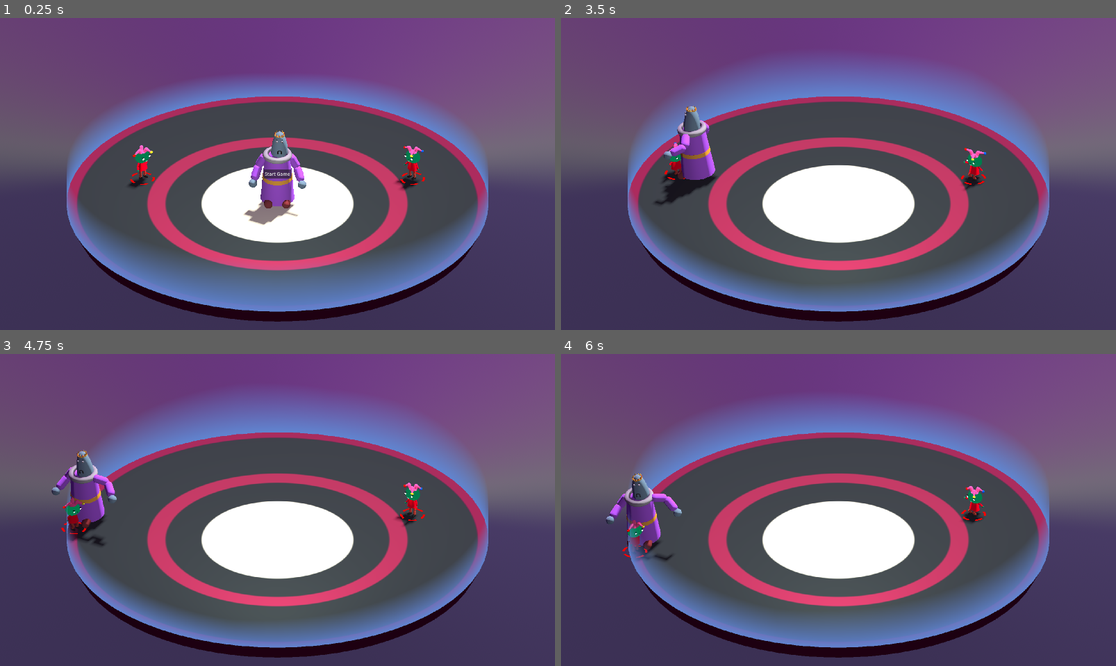
Above: before the commit, frames 1-4 (two rows, left to right).
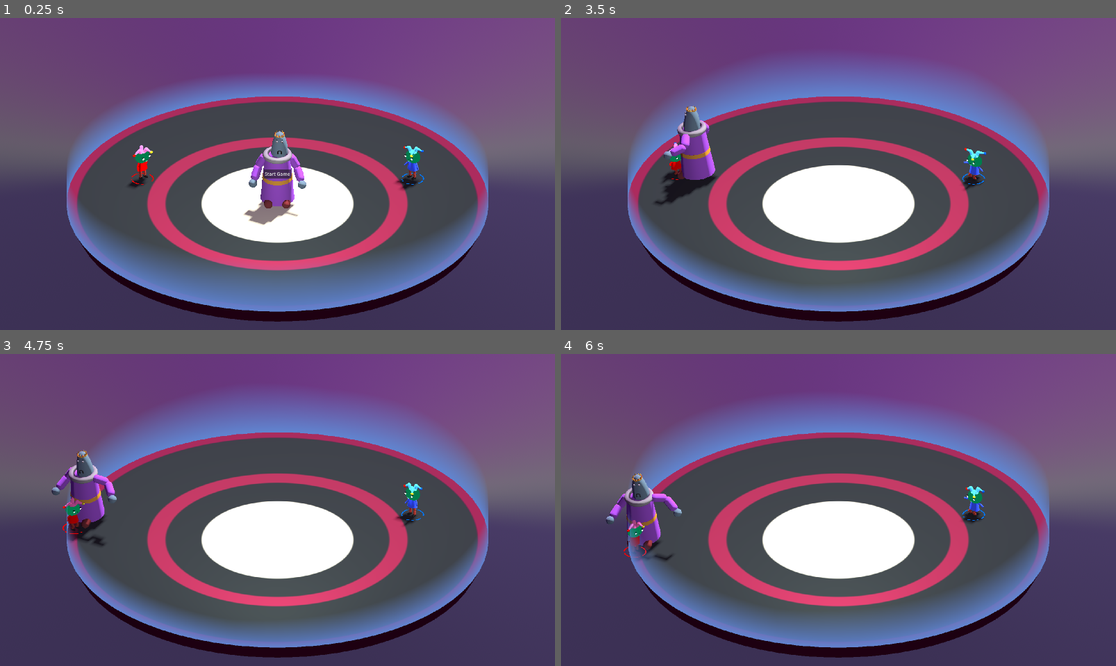
Above: after the commit, the same moments.

Repository: mwpenny/GGJ2024
Game: Godot game, scene res://scenes/ui.tscn
Same seed, same stepped clock (60 frames per second), same inputs: the game is played once before the commit and once after it.
Inputs:
- Up to frame 1 (0.25 s): no input
- Up to frame 2 (3.5 s): click "Start Game" at 0.5 s
- Up to frame 3 (4.75 s): no input
- Up to frame 4 (6 s): no input

The runs differ from the first frame. In frame 1, 0.2% of the frame differs, in the area x 23-77%, y 40-54%; in frame 2, 0.2%; in frame 3, 0.2%; in frame 4, 0.2%.

Commit message:
Allow player recoloring

Diff:
--- a/characters/lord.tscn
+++ b/characters/lord.tscn
@@ -778,7 +778,7 @@
 states/wiggle_right_end/node = SubResource("AnimationNodeAnimation_stk8f")
 states/wiggle_right_end/position = Vector2(713.5, -221.75)
 transitions = ["Start", "idle", SubResource("AnimationNodeStateMachineTransition_wxlaj"), "idle", "End", SubResource("A …(1637 unchanged characters)…
-graph_offset = Vector2(42, -421)
+graph_offset = Vector2(154, -143)
 
 [node name="Lord" type="RigidBody3D" node_paths=PackedStringArray("visuals_root", "animation_tree")]
 transform = Transform3D(1, 0, 0, 0, 1, 0, 0, 0, 1, 0, 6.09288, 0)
--- a/characters/player.tscn
+++ b/characters/player.tscn
@@ -420,10 +420,13 @@
 radius = 0.7
 height = 3.65
 
-[node name="Player" type="CharacterBody3D"]
+[node name="Player" type="CharacterBody3D" node_paths=PackedStringArray("clothing_meshes", "hat_meshes", "indicator")]
 collision_layer = 2
 collision_mask = 3
 script = ExtResource("1_bdw3y")
+clothing_meshes = [NodePath("Root/Torso"), NodePath("Root/LeftArm/UpperArm"), NodePath("Root/LeftArm/UpperArm/LeftElbow/LowerArm"), NodePath("Root/LeftArm/UpperArm/LeftElbow/LowerArm/Hand"), NodePath("Root/RightArm/UpperArm"), NodePath("Root/RightArm/UpperArm/RightElbow/LowerArm"), NodePath("Root/RightArm/UpperArm/RightElbow/LowerArm/Hand")]
+hat_meshes = [NodePath("Root/HeadPivot/Head/Hat/Base"), NodePath("Root/HeadPivot/Head/Hat/Tube/Tube base"), NodePath("Root/HeadPivot/Head/Hat/Tube/Tube base/HatEndJoint1/Tube end"), NodePath("Root/HeadPivot/Head/Hat/Tube2/Tube base"), NodePath("Root/HeadPivot/Head/Hat/Tube2/Tube base/HatEndJoint2/Tube end"), NodePath("Root/HeadPivot/Head/Hat/Tube3/Tube base"), NodePath("Root/HeadPivot/Head/Hat/Tube3/Tube base/HatEndJoint3/Tube end")]
+indicator = NodePath("Indicator")
 
 [node name="Root" type="Node3D" parent="."]
 transform = Transform3D(1, 0, 0, 0, 0.999944, 0.0105573, 0, -0.0105573, 0.999944, 0, -0.1154, 0)
--- a/indicators/player_indicator.tscn
+++ b/indicators/player_indicator.tscn
@@ -18,12 +18,10 @@
 material = SubResource("ShaderMaterial_4pql1")
 size = Vector2(3, 3)
 
-[node name="PlayerIndicator" type="Node3D"]
-script = ExtResource("1_3nlnf")
-
-[node name="IndicatorMesh" type="MeshInstance3D" parent="."]
+[node name="IndicatorMesh" type="MeshInstance3D"]
 transform = Transform3D(1, 0, 0, 0, 1, 0, 0, 0, 1, 0, 0.02062, 0)
 mesh = SubResource("PlaneMesh_kg2lo")
+script = ExtResource("1_3nlnf")
 
 [node name="Ray" type="RayCast3D" parent="."]
 target_position = Vector3(0, -999, 0)
--- a/scenes/arena.tscn
+++ b/scenes/arena.tscn
@@ -1,10 +1,11 @@
-[gd_scene load_steps=15 format=3 uid="uid://psvs405lna5e"]
+[gd_scene load_steps=22 format=3 uid="uid://psvs405lna5e"]
 
 [ext_resource type="Script" path="res://scripts/arena.gd" id="1_jqia0"]
 [ext_resource type="Shader" path="res://shaders/platform.gdshader" id="2_s6m76"]
 [ext_resource type="Script" path="res://scripts/circle_of_walls.gd" id="3_xv8r2"]
 [ext_resource type="Shader" path="res://shaders/walls.gdshader" id="4_ch8qp"]
 [ext_resource type="PackedScene" uid="uid://cklaqgwvvfiyf" path="res://characters/player.tscn" id="5_vckah"]
+[ext_resource type="Shader" path="res://shaders/player_indicator.gdshader" id="6_tp5ud"]
 [ext_resource type="PackedScene" uid="uid://cri6eyis8mjhe" path="res://characters/lord.tscn" id="6_veo1w"]
 
 [sub_resource type="ShaderMaterial" id="ShaderMaterial_7dk6a"]
@@ -56,6 +57,52 @@
 shader_parameter/speed_b = -0.7
 shader_parameter/height_boost_strength = 1.3
 
+[sub_resource type="StandardMaterial3D" id="StandardMaterial3D_67nfn"]
+diffuse_mode = 3
+specular_mode = 1
+vertex_color_use_as_albedo = true
+albedo_color = Color(0.976471, 0, 0, 1)
+
+[sub_resource type="StandardMaterial3D" id="StandardMaterial3D_egqsw"]
+diffuse_mode = 3
+specular_mode = 1
+vertex_color_use_as_albedo = true
+albedo_color = Color(1, 0.458824, 0.741176, 1)
+
+[sub_resource type="ShaderMaterial" id="ShaderMaterial_gw7bj"]
+render_priority = 0
+shader = ExtResource("6_tp5ud")
+shader_parameter/target_r = 0.4
+shader_parameter/thickness = 0.1
+shader_parameter/fade = 0.01
+shader_parameter/slice_count = 3
+shader_parameter/spin_speed = 1.0
+shader_parameter/slice_width = 0.4
+shader_parameter/color = Color(1, 0, 0, 1)
+
+[sub_resource type="StandardMaterial3D" id="StandardMaterial3D_j0c5a"]
+diffuse_mode = 3
+specular_mode = 1
+vertex_color_use_as_albedo = true
+albedo_color = Color(0.239216, 0.356863, 1, 1)
+
+[sub_resource type="StandardMaterial3D" id="StandardMaterial3D_m6w2g"]
+diffuse_mode = 3
+specular_mode = 1
+vertex_color_use_as_albedo = true
+albedo_color = Color(0.286275, 0.72549, 0.952941, 1)
+
+[sub_resource type="ShaderMaterial" id="ShaderMaterial_1i5xc"]
+render_priority = 0
+shader = ExtResource("6_tp5ud")
+shader_parameter/target_r = 0.4
+shader_parameter/thickness = 0.1
+shader_parameter/fade = 0.01
+shader_parameter/slice_count = 3
+shader_parameter/spin_speed = 1.0
+shader_parameter/slice_width = 0.4
+shader_parameter/color = Color(0, 0.47451, 1, 1)
+
 [node name="World" type="Node3D"]
 script = ExtResource("1_jqia0")
 
@@ -96,9 +143,15 @@
 
 [node name="Player1" parent="." instance=ExtResource("5_vckah")]
 transform = Transform3D(0.694633, 0, 0.719364, 0, 1, 0, -0.719364, 0, 0.694633, -16.0106, 1.22684, -5.83851)
+clothing_material = SubResource("StandardMaterial3D_67nfn")
+hat_material = SubResource("StandardMaterial3D_egqsw")
+indicator_material = SubResource("ShaderMaterial_gw7bj")
 
 [node name="Player2" parent="." instance=ExtResource("5_vckah")]
 transform = Transform3D(0.694658, 0, -0.71934, 0, 1, 0, 0.71934, 0, 0.694658, 16.011, 1.227, -5.83851)
+clothing_material = SubResource("StandardMaterial3D_j0c5a")
+hat_material = SubResource("StandardMaterial3D_m6w2g")
+indicator_material = SubResource("ShaderMaterial_1i5xc")
 
 [node name="SpotLight3D" type="SpotLight3D" parent="."]
 transform = Transform3D(1, 0, 0, 0, 0.996087, -0.0883728, 0, 0.0883728, 0.996087, 0, 10.6733, 27.2879)
--- a/scripts/player.gd
+++ b/scripts/player.gd
@@ -1,4 +1,15 @@
+@tool #just to allow visualizing the material overrides.
+
 extends CharacterBody3D
+
+const PlayerIndicator = preload("res://scripts/player_indicator.gd")
+
+@export var clothing_material : Material
+@export var hat_material : Material
+@export var indicator_material : Material
+@export var clothing_meshes : Array[MeshInstance3D]
+@export var hat_meshes : Array[MeshInstance3D]
+@export var indicator : MeshInstance3D
 
 var game_state = null
 var input_prefix = ""
@@ -15,13 +26,22 @@
 
 func _ready():
 	game_state = get_node("/root/GameState")
+	# Override material colors
+	if clothing_material and clothing_meshes:
+		for mesh in clothing_meshes:
+			mesh.material_override = clothing_material
+	if hat_material and hat_meshes:
+		for mesh in hat_meshes:
+			mesh.material_override = hat_material
+	if indicator_material and indicator:
+		indicator.material_override = indicator_material
 
 func _process(_delta):
-	if not game_state.gameplay_enabled:
+	if not game_state or not game_state.gameplay_enabled:
 		return
 
 func _physics_process(delta):
-	if not game_state.gameplay_enabled:
+	if not game_state or not game_state.gameplay_enabled:
 		return
 
 	var move_direction = _get_move_direction()
